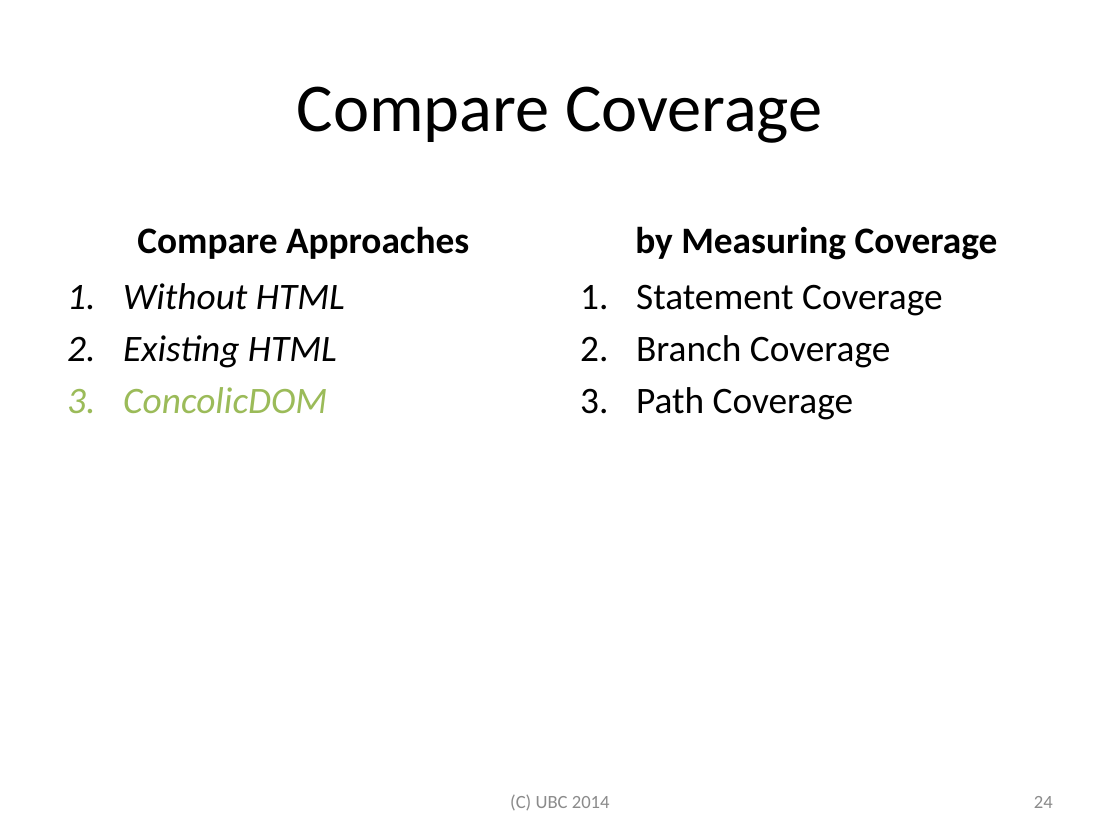
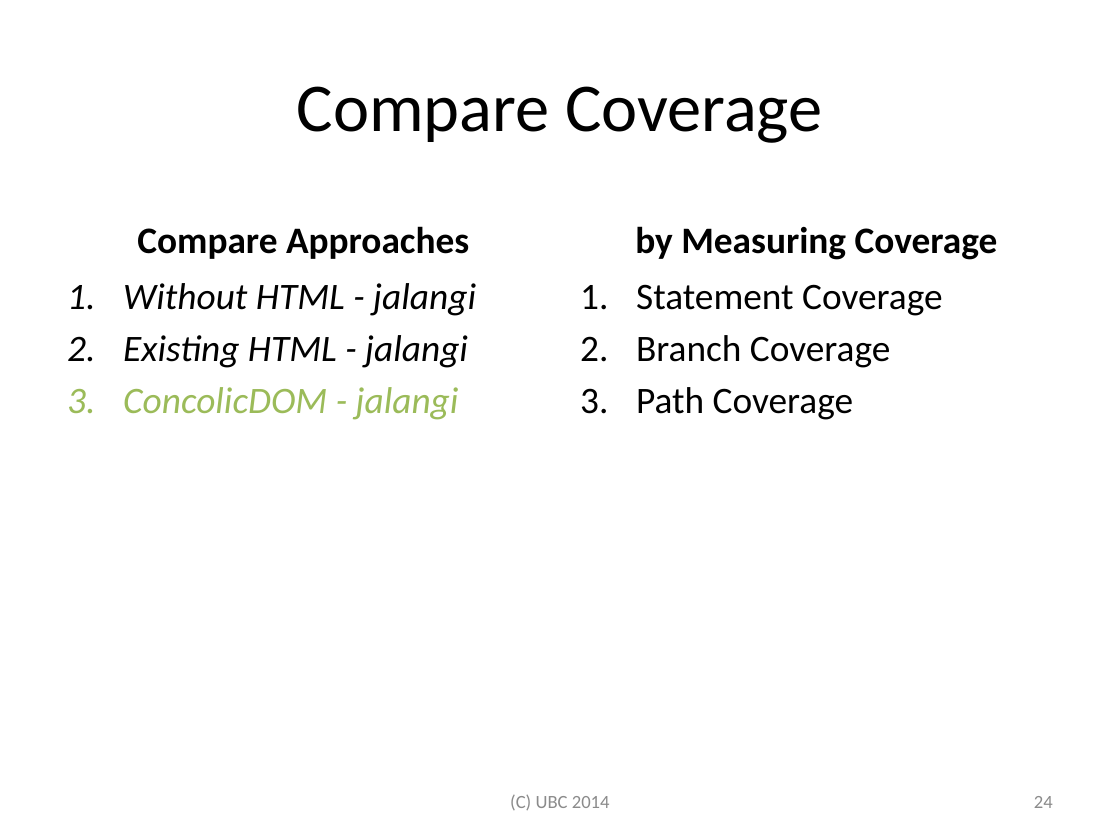
Before and after one commit to jamestklo/ConcolicJS, a slide deck: slide 25 of docs/csRPE-tkloReport.pptx. Drawn at 1120x840 pixels with LibreOffice and Linux fonts; fonts in the diff are those of the drawing. Boxes give left, top, right and bottom in pixels: in the first picture for what was removed or moved away, otherwise in the second. Text is boxed around its words. In the diff, an @@ line names an element or a change of style, - is before the commit and + after.

```diff
--- a/docs/csRPE-tkloReport.pptx
+++ b/docs/csRPE-tkloReport.pptx
@@ text at (123,283,476,420): text changed @@
-1. Without HTML
-2. Existing HTML
-3. ConcolicDOM
+1. Without HTML - jalangi
+2. Existing HTML - jalangi
+3. ConcolicDOM - jalangi
```
Also in this commit, not shown: 1 other slide changed, 1 other file.
